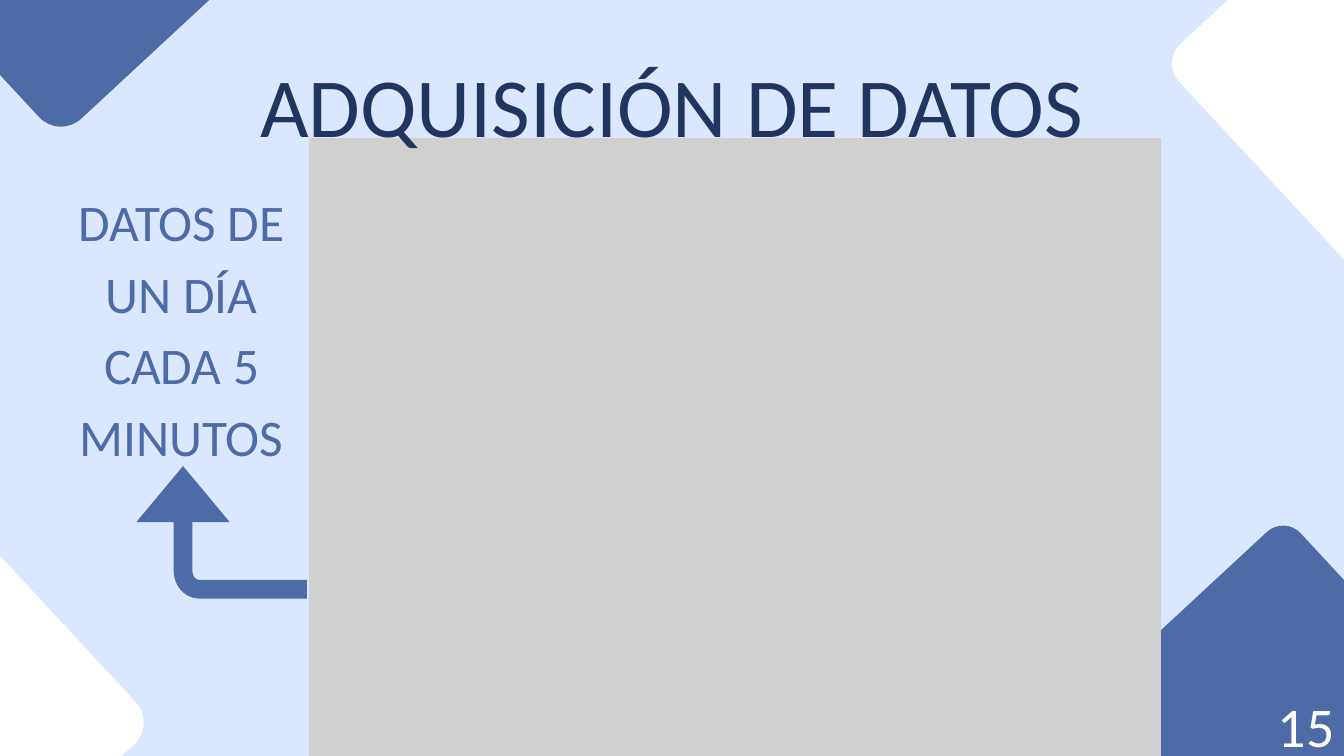
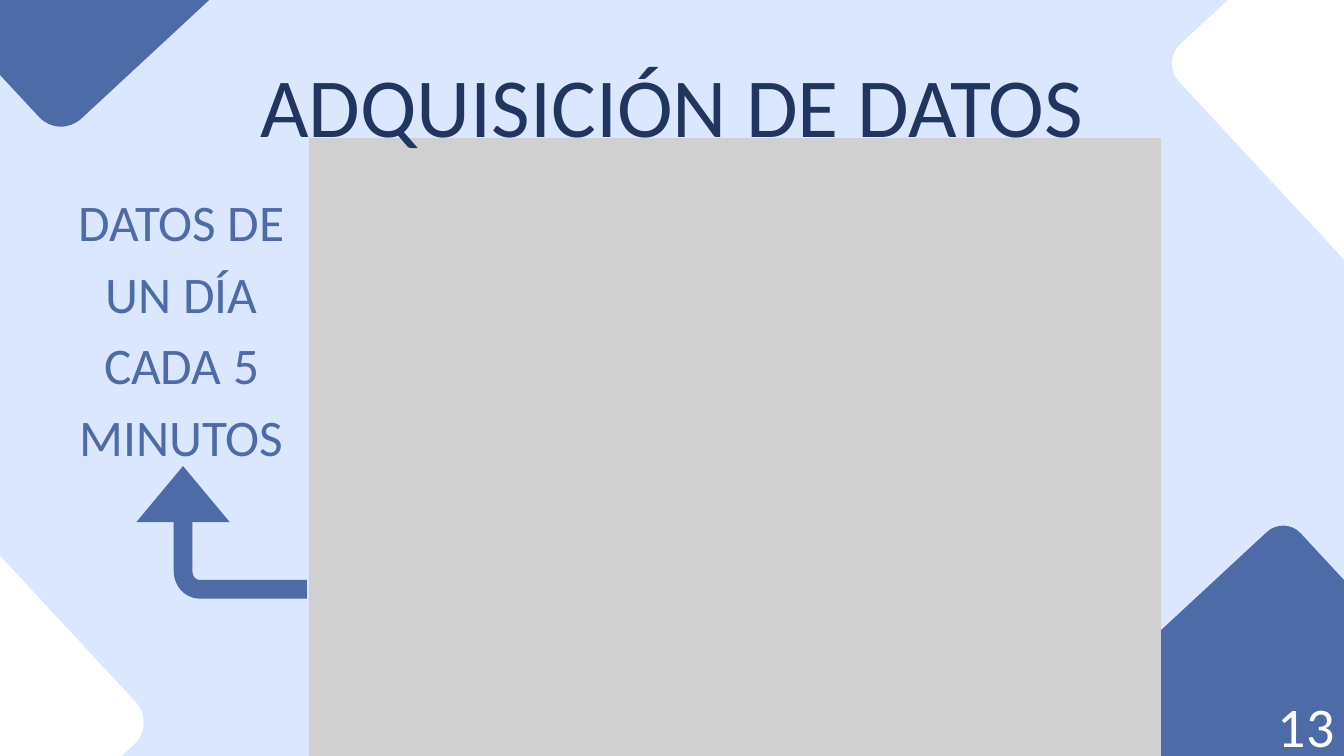
Before and after one commit to danilr16/TFG_Smart_Grids, a slide deck: slide 14 of Smart Grids Control de Redes Eléctricas con IA.pptx (slide 16 before the commit). Drawn at 1344x756 pixels with LibreOffice and Linux fonts; fonts in the diff are those of the drawing; grey boxes stand for pictures. Boxes give left, top, right and bottom in pixels: in the first picture for what was removed or moved away, otherwise in the second. Text is boxed around its words. In the diff, an @@ line names an element or a change of style, - is before the commit and + after.

```diff
--- a/Smart Grids Control de Redes Eléctricas con IA.pptx
+++ b/Smart Grids Control de Redes Eléctricas con IA.pptx
@@ text at <box>1278,710,1335,748</box>: text changed @@
-15
+13
```
Also in this commit, not shown: 55 other slides changed, 3 slides added, 25 slides removed, 5 other files.
